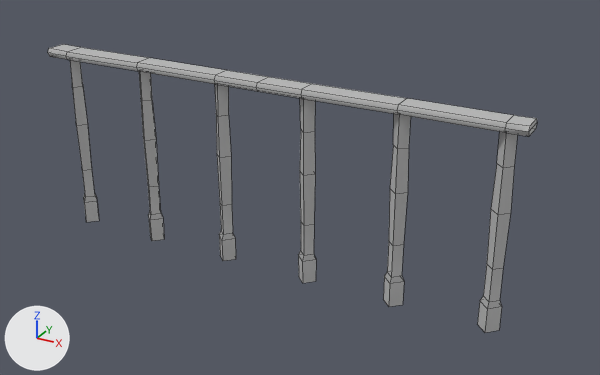
The FBX model Unfinished Business/Assets/Models/Foyer Objects/Foyer Structure/foyer_rail2.fbx, before and after one commit.
Rendered twice from a 50 mm camera at (1.84, -2.99, 1.49) aimed at (0.16, 0.07, -0.04). Every picture has the same lights, and +X, +Y and +Z are marked at lower left. Mesh edges are drawn as thin lines. Where no turn or scale is listed for an object, it has been applied to the vertices.
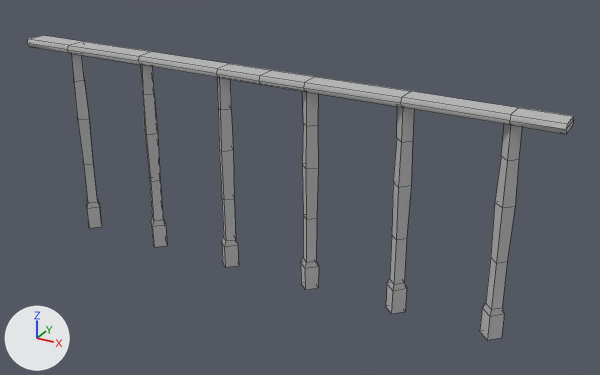
Scene script edits in JSON lines:
```json
{"block": "me_mesh", "where": "me_mesh.from_pydata(...)  # 224 vertices, 222 faces; spans x -1.19..1.19, y -0.06..0.06, z -0.47..0.47"}
{"block": "me_mesh", "where": "# used by ob_pcube40; location = (0.0, 0.0, 0.0)"}
{"block": "me_mesh", "change": "me_mesh part 1: all 6 vertices in x -1.19, y -0.06..0.06, z 0.43..0.47 are moved by (-0.13, 0.0, 0.03)"}
{"block": "me_mesh", "change": "me_mesh part 2: all 72 vertices in x -1.12..1.15, y -0.05..0.05, z -0.47..-0.32 are moved by (0.01, 0.0, -0.03)"}
{"block": "me_mesh", "change": "me_mesh part 3: all 140 vertices in x -1.11..1.14, y -0.06..0.06, z -0.17..0.47 are moved by (0.01, 0.0, 0.03)"}
{"block": "me_mesh", "change": "me_mesh part 4: all 6 vertices in x 1.19, y -0.06..0.06, z 0.43..0.47 are moved by (0.13, 0.0, 0.03)"}
```

Changed parts and their boxes (x1, y1, x2, y2) in the pictures (600 x 375 px; the box of a moved part takes in the faces that stretch with it):
```json
{"object": "pCube40", "change": "reshaped", "before": [48, 44, 537, 333], "after": [27, 35, 574, 340], "on screen": "12% wider"}
{"part": 1, "of": "me_mesh", "change": "moved or reshaped", "before": [48, 44, 80, 60], "after": [27, 35, 81, 53]}
{"part": 2, "of": "me_mesh", "change": "moved or reshaped", "before": [82, 169, 503, 333], "after": [83, 164, 507, 340]}
{"part": 3, "of": "me_mesh", "change": "moved or reshaped", "before": [66, 47, 517, 269], "after": [67, 41, 522, 263]}
{"part": 4, "of": "me_mesh", "change": "moved or reshaped", "before": [505, 115, 537, 136], "after": [510, 108, 574, 134]}
```
